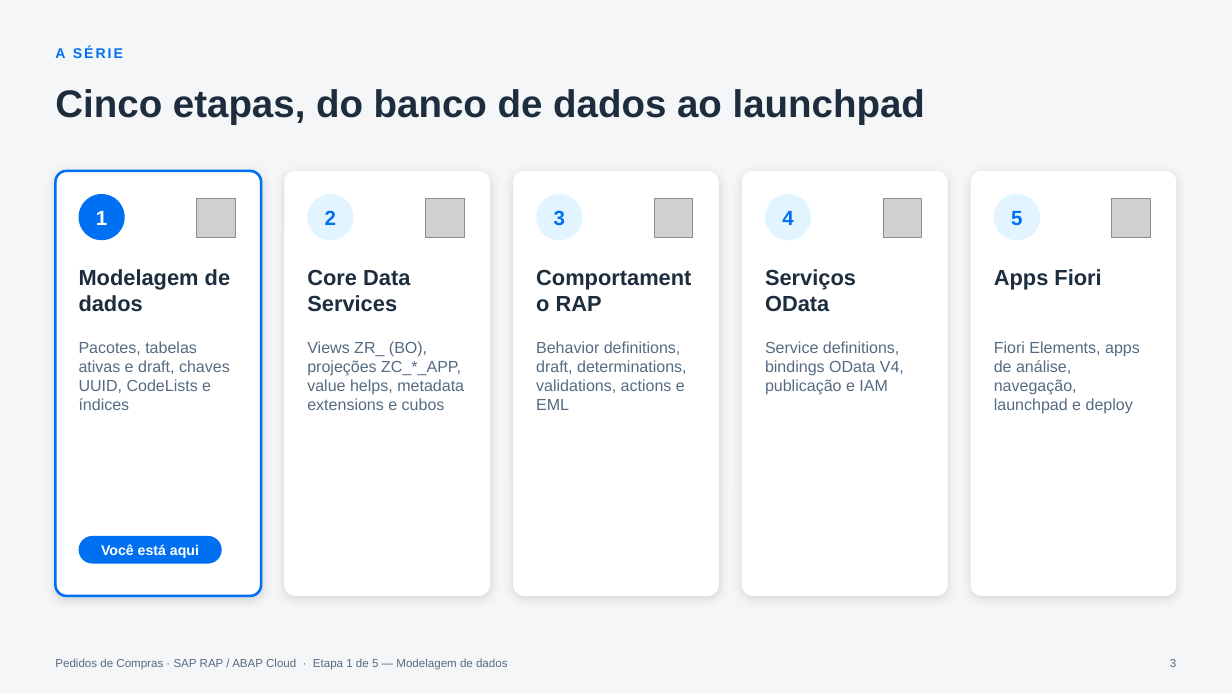
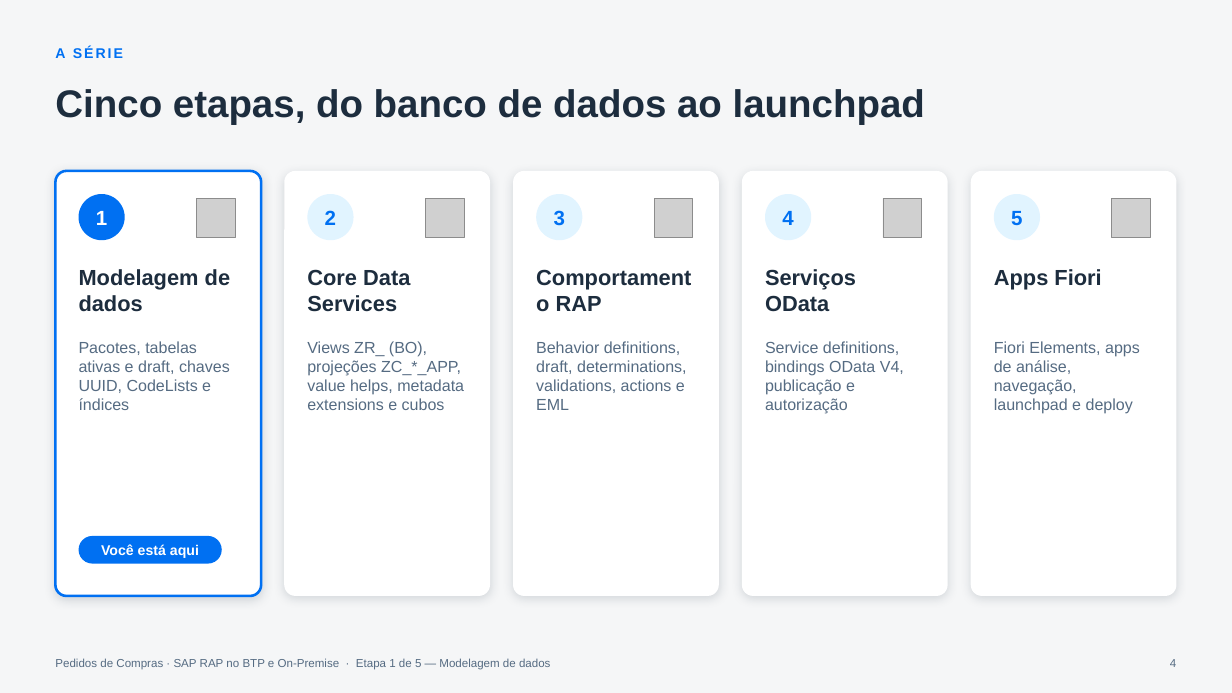
Before and after one commit to AdrianoBispo/sap-abap-rap-pedidos-de-compras-app, a slide deck: slide 4 of docs/apresentacoes/01-modelagem-de-dados.pptx (slide 3 before the commit). Drawn at 1232x693 pixels with LibreOffice and Linux fonts; fonts in the diff are those of the drawing; grey boxes stand for pictures. Boxes give left, top, right and bottom in pixels: in the first picture for what was removed or moved away, otherwise in the second. Text is boxed around its words. In the diff, an @@ line names an element or a change of style, - is before the commit and + after.

```diff
--- a/docs/apresentacoes/01-modelagem-de-dados.pptx
+++ b/docs/apresentacoes/01-modelagem-de-dados.pptx
@@ text at (765,341,904,414): text changed @@
-Service definitions, bindings OData V4, publicação e IAM
+Service definitions, bindings OData V4, publicação e autorização
@@ text at (55,658,550,670): text changed @@
-Pedidos de Compras · SAP RAP / ABAP Cloud · Etapa 1 de 5 — Modelagem de dados
+Pedidos de Compras · SAP RAP no BTP e On-Premise · Etapa 1 de 5 — Modelagem de dados
@@ page number at (1170,659,1176,667): text changed @@
-3
+4
```
Also in this commit, not shown: 24 other slides changed, 1 slide added, 4 other files.
